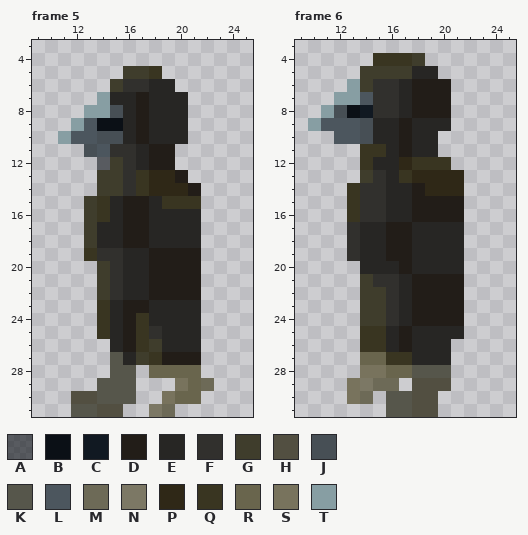
Pixel-art file: assets/images/spr_capman_new_left.aseprite. Above: the version before the commit.
32x32 pixels, 6 frames. Colours within 5 levels of each other are drawn and written as one. Shown: frame 5: x 9..25, y 3..31; frame 6: x 9..25, y 3..31. The commit also changed other frames, which this record leaves out.
Palette (. is transparent): A #0b10169a  B #0b1016  C #111922  D #221d18  E #272624  F #31302d  G #3f3d2c  H #524f41  J #474f55  K #56564b  L #4c565e  M #6d6a57  N #7c7865  P #2f2817  Q #393521  R #69654d  S #78735d  T #879ea3
After the commit:
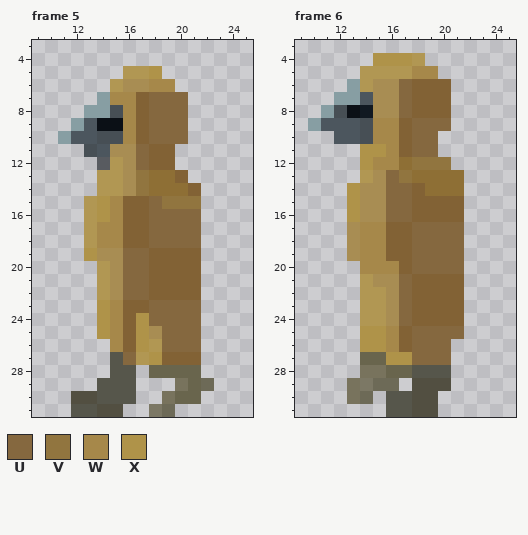
Colours new in this view: U #85683f  V #91753f  W #a6884a  X #af9349
Commit message: Recolored capman sprites to stand out better
Diff:
@@ palette @@
-D #221d18
+D #826235
-F #31302d
+F #a88d53
-G #3f3d2c
+G #b19753
-P #2f2817
+P #8e6f35
--- frame 5, layer "base color & form"
@@ x 9..25 @@
  4 .................
- 5 .......GGQ.......
- 6 ......GFFEE......
- 7 .....TEEDEEE.....
- 8 ....TTJEDEEE.....
- 9 ...TLBBEDEEE.....
-10 ..TLLJJEDEEE.....
-11 ....JLFFEDD......
-12 .....AGFEDD......
-13 .....GGFQPPD.....
-14 .....GGFQPPPD....
-15 ....GQEDDEQQQ....
-16 ....GQEDDEEEE....
-17 ....GEEDDEEEE....
-18 ....GEEDDEEEE....
-19 ....QFFEEDDDD....
-20 .....GFEEDDDD....
-21 .....GFEEDDDD....
-22 .....GFEEDDDD....
-23 .....QEDDEEEE....
-24 .....QEDQEEEE....
-25 .....QEDQFEEE....
-26 ......EDQGEEE....
-27 ......KEGQDDD....
+ 5 .......GGX.......
+ 6 ......GFFWW......
+ 7 .....TWWDUUU.....
+ 8 ....TTJWDUUU.....
+ 9 ...TLBBWDUUU.....
+10 ..TLLJJWDUUU.....
+11 ....JLFFUDD......
+12 .....AGFUDD......
+13 .....GGFVPPD.....
+14 .....GGFVPPPD....
+15 ....GXWDDUVVV....
+16 ....GXWDDUUUU....
+17 ....GWWDDUUUU....
+18 ....GWWDDUUUU....
+19 ....XFFUUDDDD....
+20 .....GFUUDDDD....
+21 .....GFUUDDDD....
+22 .....GFUUDDDD....
+23 .....XWDDUUUU....
+24 .....XWDXUUUU....
+25 .....XWDXFUUU....
+26 ......WDXGUUU....
+27 ......KUGXDDD....
 28 ......KK.RRRR....
--- frame 6, layer "base color & form"
@@ x 9..25 @@
  3 .................
- 4 ......QQQG.......
- 5 .....GGGGEE......
- 6 ....TGFFEDDD.....
- 7 ...TTLFFEDDD.....
- 8 ..TJBCFFEDDD.....
- 9 .TLLLJEEDEEE.....
-10 ...LLJEEDEE......
-11 .....QQEDEE......
-12 .....QEEPQQQ.....
-13 .....GFEQPPPP....
-14 ....QFFEEDPPP....
-15 ....QFFEEDDDD....
-16 ....QFFEEDDDD....
-17 ....FEEDDEEEE....
-18 ....FEEDDEEEE....
-19 ....FEEDDEEEE....
-20 .....EEEDEEEE....
-21 .....GFFEDDDD....
-22 .....GGFEDDDD....
-23 .....GGFEDDDD....
-24 .....GGFEDDDD....
-25 .....QQEDEEEE....
-26 .....QQEDEEE.....
-27 .....RRQQEEE.....
+ 4 ......XXXG.......
+ 5 .....GGGGWW......
+ 6 ....TGFFUDDD.....
+ 7 ...TTLFFUDDD.....
+ 8 ..TJBCFFUDDD.....
+ 9 .TLLLJWWDUUU.....
+10 ...LLJWWDUU......
+11 .....XXWDUU......
+12 .....XWWPVVV.....
+13 .....GFUVPPPP....
+14 ....XFFUUDPPP....
+15 ....XFFUUDDDD....
+16 ....XFFUUDDDD....
+17 ....FWWDDUUUU....
+18 ....FWWDDUUUU....
+19 ....FWWDDUUUU....
+20 .....WWWDUUUU....
+21 .....GFFUDDDD....
+22 .....GGFUDDDD....
+23 .....GGFUDDDD....
+24 .....GGFUDDDD....
+25 .....XXWDUUUU....
+26 .....XXWDUUU.....
+27 .....RRXXUUU.....
 28 .....SSRRKKK.....
Pixel boxes of the changes (left, top, right, bottom) in both pictures:
changed: (84, 66, 201, 365)
changed: (347, 53, 464, 365)
